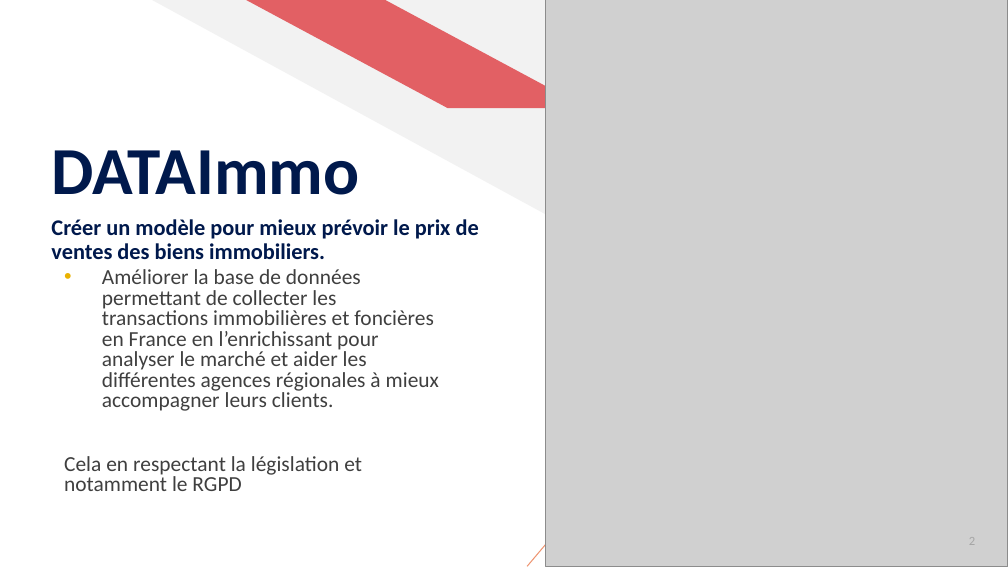
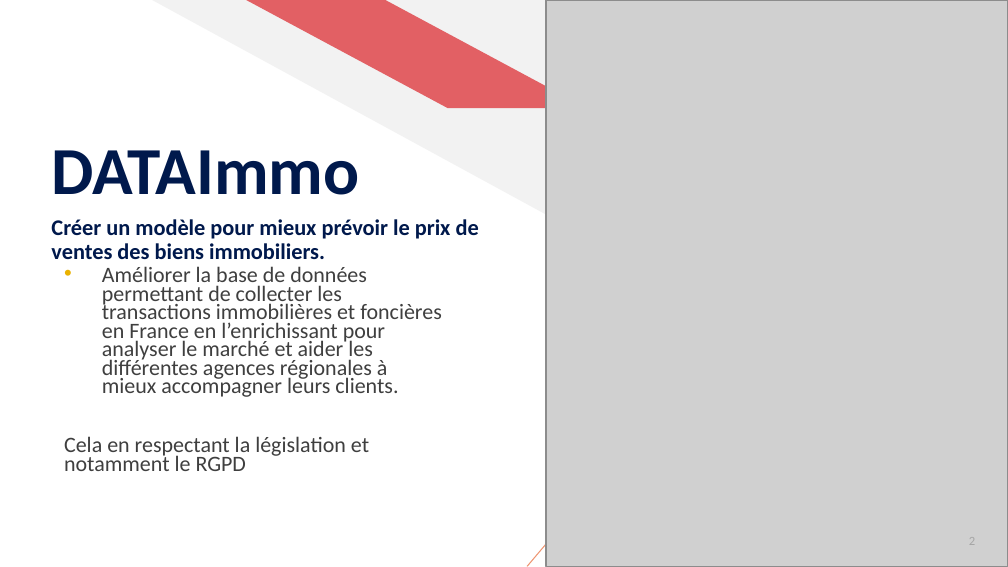
Before and after one commit to ziedbelhocine/Cours-OC, a slide deck: slide 2 of Data_Analyst/Projet_5/Présentation_P5+DA.pptx. Drawn at 1008x567 pixels with LibreOffice and Linux fonts; fonts in the diff are those of the drawing; grey boxes stand for pictures. Boxes give left, top, right and bottom in pixels: in the first picture for what was removed or moved away, otherwise in the second. Text is boxed around its words. In the diff, an @@ line names an element or a change of style, - is before the commit and + after.

```diff
--- a/Data_Analyst/Projet_5/Présentation_P5+DA.pptx
+++ b/Data_Analyst/Projet_5/Présentation_P5+DA.pptx
@@ text "Améliorer la base de données ..." at [64, 266, 442, 471]: size 15.3 to 15.7 pt; line spacing 0.8 to 0.7; indent changed @@
```
Also in this commit, not shown: 18 other slides changed, 5 other files.
